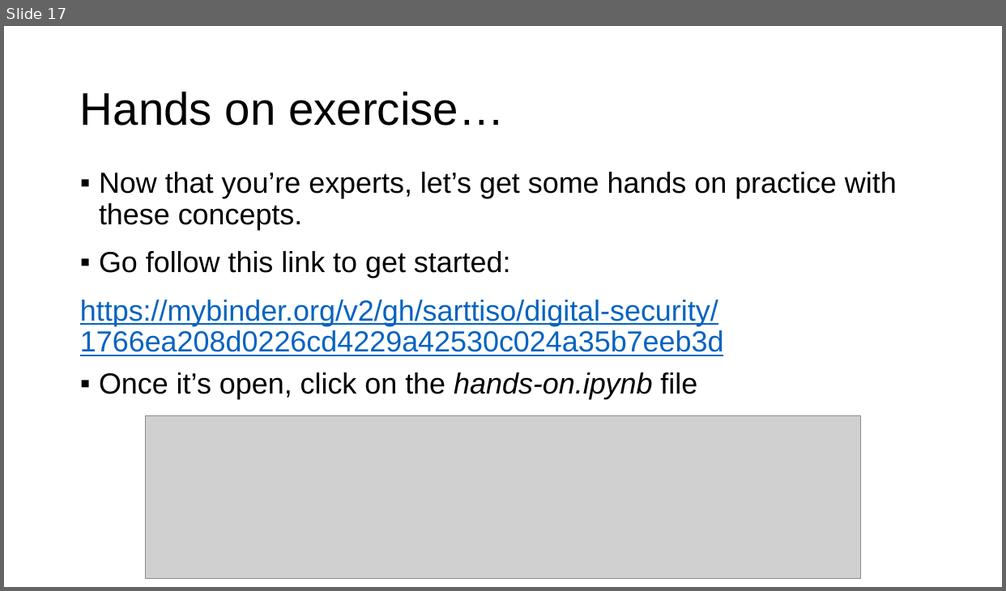
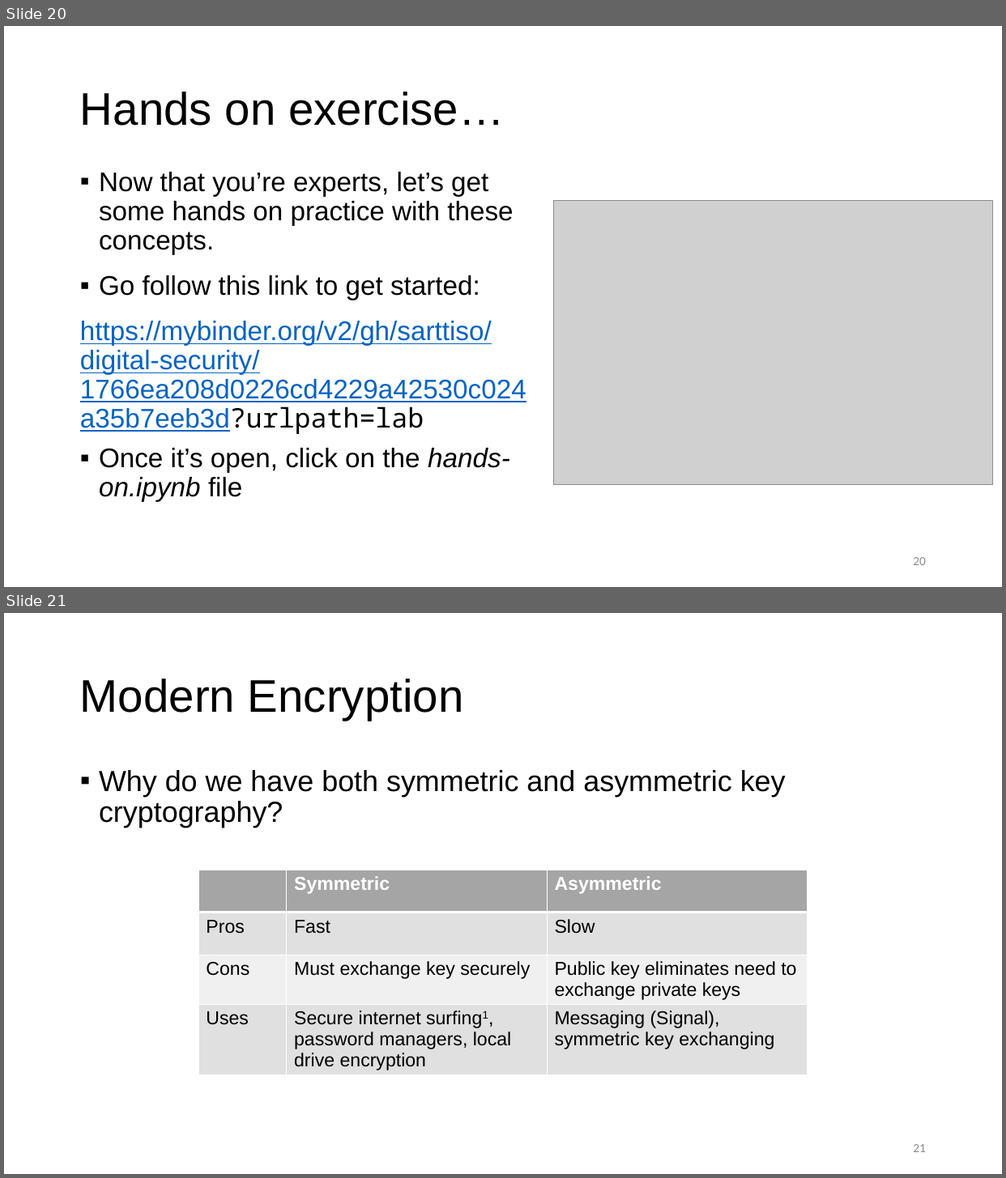
Before and after one commit to sarttiso/digital-security, a slide deck: digital_security_strikeU.pptx. Shown one above the other, each under a label of ours: slide 17 before the commit, slides 20 and 21 after it. The pictures are 1006x591 and 1006x1178 pixels, drawn with LibreOffice and Linux fonts; fonts in the diff are those of the drawing; grey boxes stand for pictures. Boxes give left, top, right and bottom in pixels: in the first picture for what was removed or moved away, otherwise in the second. Text is boxed around its words. In the diff, an @@ line names an element or a change of style, - is before the commit and + after.

```diff
--- a/digital_security_strikeU.pptx
+++ b/digital_security_strikeU.pptx
@@ slide 21 added at box(4, 613, 1002, 1174), background #FFFFFF @@
@@ title added at box(80, 679, 464, 720), 44 pt, text #000000 @@
+Modern Encryption
@@ text added at box(99, 770, 786, 828), 28 pt, text #000000 @@
+▪ Why do we have both symmetric and asymmetric key cryptography?
@@ table added at box(198, 870, 808, 1082), 4 rows, 3 columns @@
+ | Symmetric | Asymmetric
+Pros | Fast | Slow
+Cons | Must exchange key securely | Public key eliminates need to exchange private keys
+Uses | Secure internet surfing1, password managers, local drive encryption | Messaging (Signal), symmetric key exchanging
@@ page number added at box(913, 1144, 926, 1152), 12 pt, text #8C8C8C @@
+21
@@ what was slide 17 is now slide 20 @@
@@ slide 20 changed as well @@
@@ text at box(99, 172, 513, 501): size 28 to 25.9 pt in "Now that you’re experts, let’s get some ...", "Go follow this link to get started:", "Once it’s open, click on the hands-on.ipynb ..." @@
@@ picture added at box(554, 200, 993, 485) @@
@@ text at box(80, 321, 492, 433): text changed; size 28 to 25.9 pt @@
-https://mybinder.org/v2/gh/sarttiso/digital-security/1766ea208d0226cd4229a42530c024a35b7eeb3d
+https://mybinder.org/v2/gh/sarttiso/digital-security/1766ea208d0226cd4229a42530c024a35b7eeb3d?urlpath=lab
@@ picture removed at box(146, 416, 860, 579) @@
@@ page number added at box(913, 557, 926, 565), 12 pt, text #8C8C8C @@
+20
```
Also in this commit, not shown: 17 other slides changed, 10 other slides added, 1 slide removed, 8 other files.
